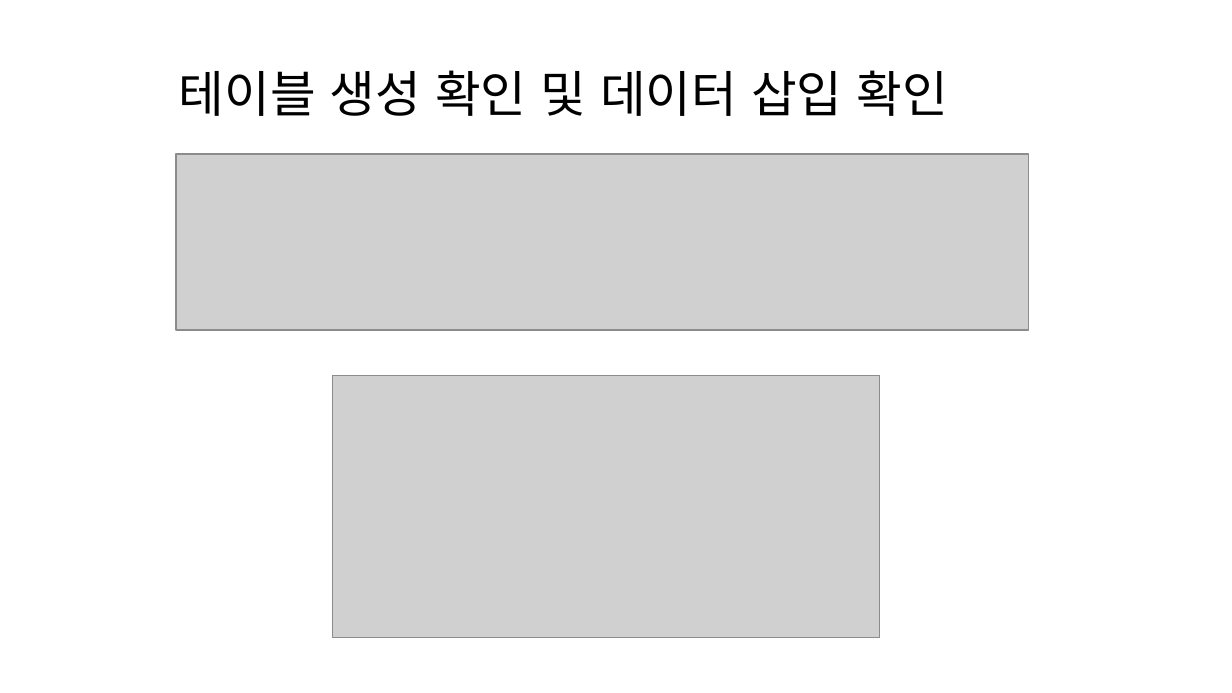
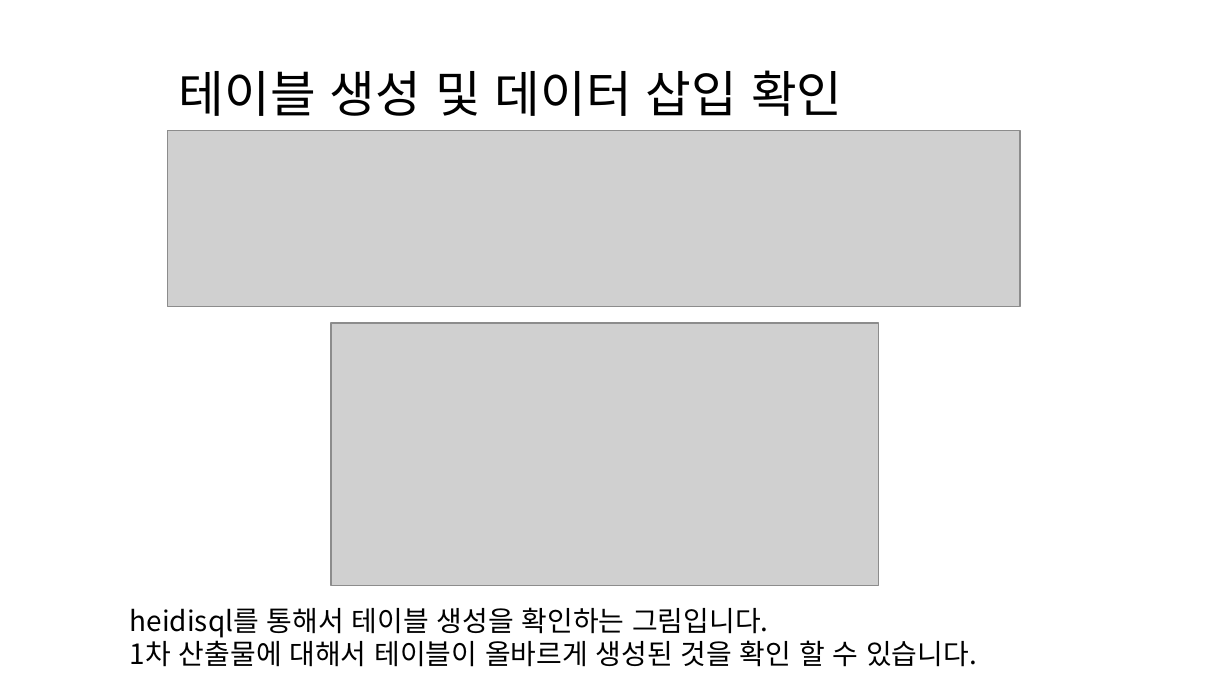
Before and after one commit to deardeer123/workspace_sts, a slide deck: slide 18 of python_study/project_python/파이썬_프로젝트2/한국 전기 안전 공사 감전 사고.pptx (slide 17 before the commit). Drawn at 1232x693 pixels with LibreOffice and Linux fonts; fonts in the diff are those of the drawing; grey boxes stand for pictures. Boxes give left, top, right and bottom in pixels: in the first picture for what was removed or moved away, otherwise in the second. Text is boxed around its words. In the diff, an @@ line names an element or a change of style, - is before the commit and + after.

```diff
--- a/python_study/project_python/파이썬_프로젝트2/한국 전기 안전 공사 감전 사고.pptx
+++ b/python_study/project_python/파이썬_프로젝트2/한국 전기 안전 공사 감전 사고.pptx
@@ text at [179,70,842,116]: text changed @@
-테이블 생성 확인 및 데이터 삽입 확인
+테이블 생성 및 데이터 삽입 확인
@@ picture: place and size @@
-picture at [176,154,1029,330]
+picture at [168,131,1021,307]
@@ picture: place and size @@
-picture at [333,376,881,638]
+picture at [331,323,879,586]
@@ text added at [130,607,977,667], 18 pt, text #000000 @@
+heidisql를 통해서 테이블 생성을 확인하는 그림입니다.
+1차 산출물에 대해서 테이블이 올바르게 생성된 것을 확인 할 수 있습니다.
```
Also in this commit, not shown: 11 other slides changed, 3 slides added, 2 slides removed, 2 other files.
